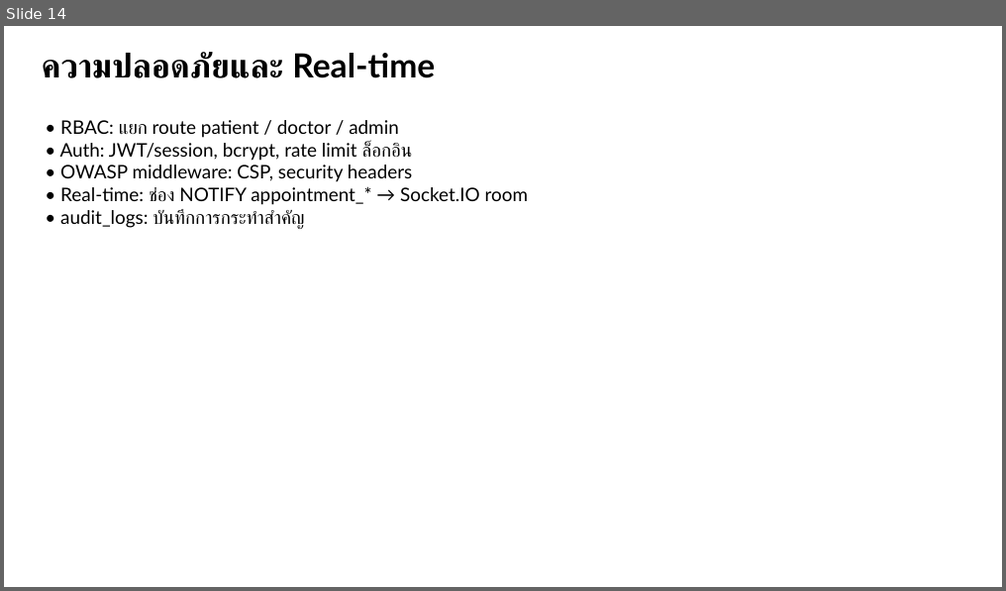
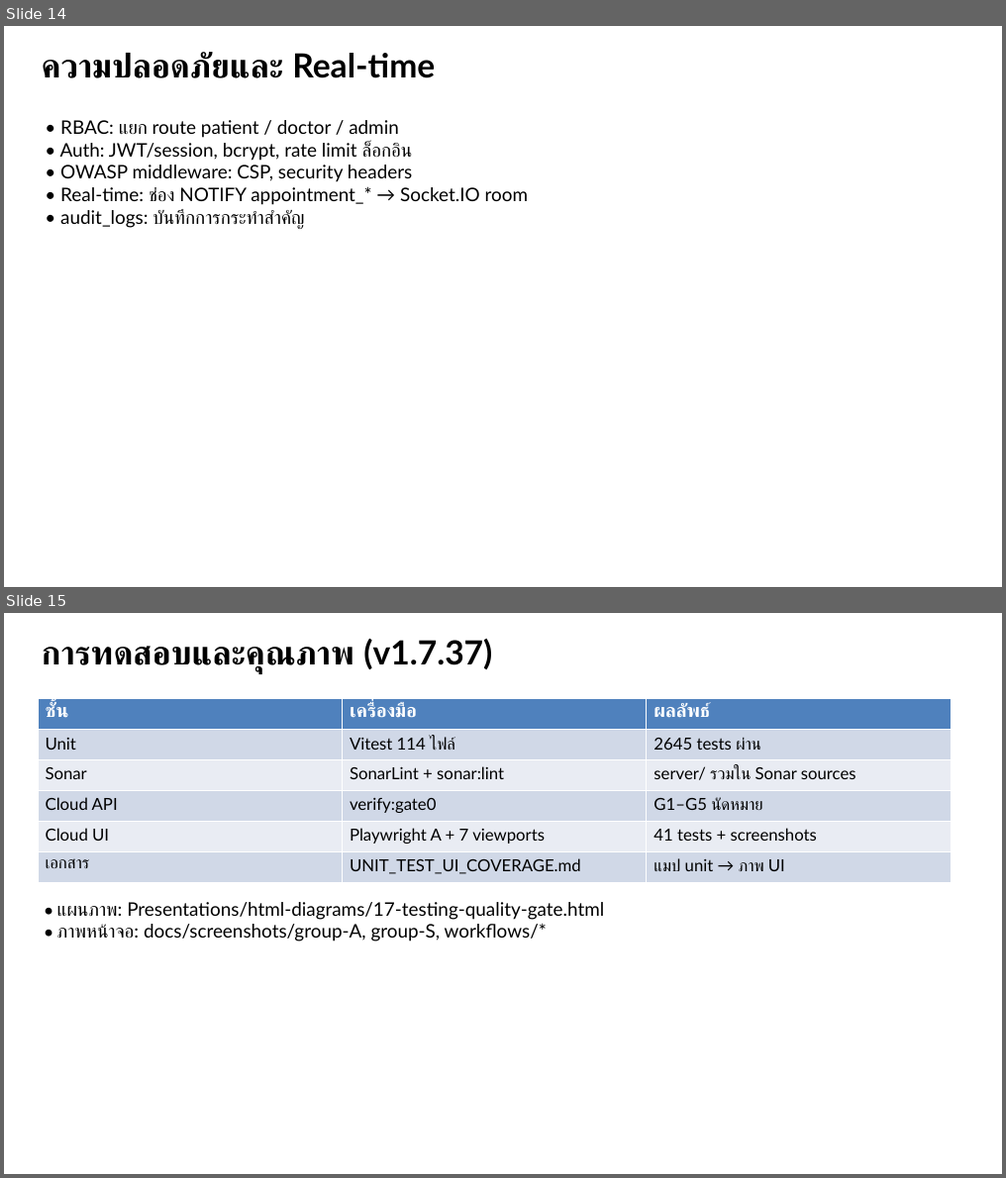
Before and after one commit to chiraleo2000/Isara-Anywhere, a slide deck: docs/TECHNICAL_ARCHITECTURE_PPT_TH.pptx. Shown one above the other, each under a label of ours: slide 14 before the commit, slides 14 and 15 after it. The pictures are 1006x591 and 1006x1178 pixels, drawn with LibreOffice and Linux fonts; fonts in the diff are those of the drawing. Boxes give left, top, right and bottom in pixels: in the first picture for what was removed or moved away, otherwise in the second. Text is boxed around its words. In the diff, an @@ line names an element or a change of style, - is before the commit and + after.

```diff
--- a/docs/TECHNICAL_ARCHITECTURE_PPT_TH.pptx
+++ b/docs/TECHNICAL_ARCHITECTURE_PPT_TH.pptx
@@ slide 15 added at (x1=4, y1=613, x2=1002, y2=1174), background #FFFFFF @@
@@ text added at (x1=42, y1=639, x2=492, y2=673), 32 pt, text #000000, bold @@
+การทดสอบและคุณภาพ (v1.7.37)
@@ table added at (x1=38, y1=699, x2=951, y2=882), 6 rows, 3 columns @@
+ชั้น | เครื่องมือ | ผลลัพธ์
+Unit | Vitest 114 ไฟล์ | 2645 tests ผ่าน
+Sonar | SonarLint + sonar:lint | server/ รวมใน Sonar sources
+Cloud API | verify:gate0 | G1–G5 นัดหมาย
+Cloud UI | Playwright A + 7 viewports | 41 tests + screenshots
+เอกสาร | UNIT_TEST_UI_COVERAGE.md | แมป unit → ภาพ UI
@@ text added at (x1=57, y1=902, x2=604, y2=942), 18 pt, text #000000 @@
+• แผนภาพ: Presentations/html-diagrams/17-testing-quality-gate.html
+• ภาพหน้าจอ: docs/screenshots/group-A, group-S, workflows/*
```
Also in this commit, not shown: 2 slides changed, 13 other files.
